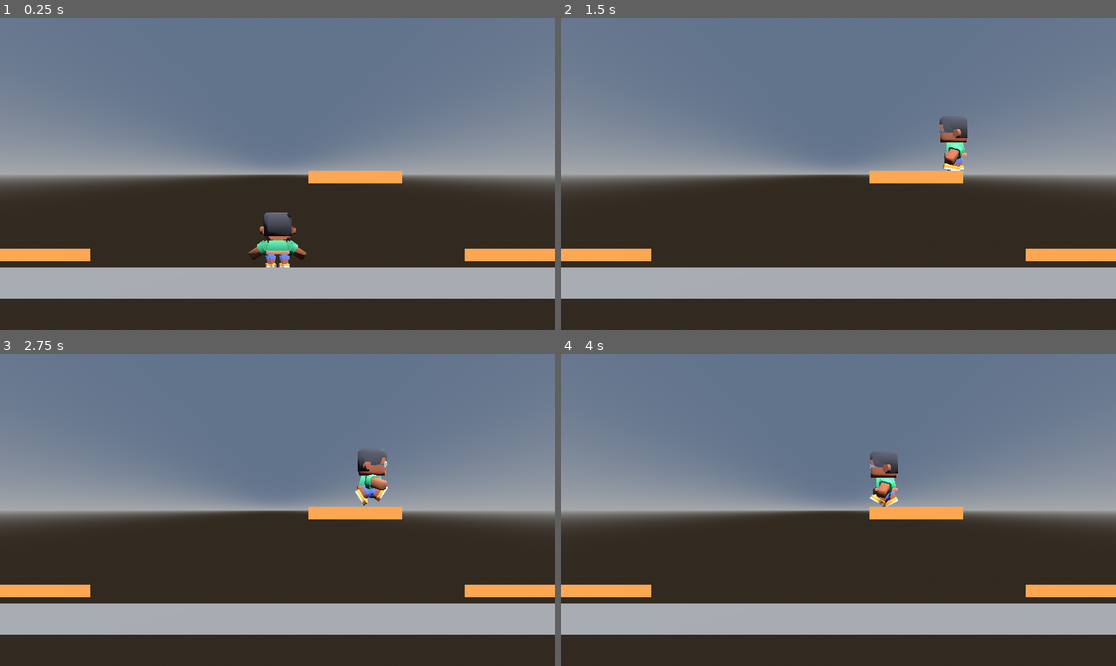
Above: before the commit, frames 1-4 (two rows, left to right).
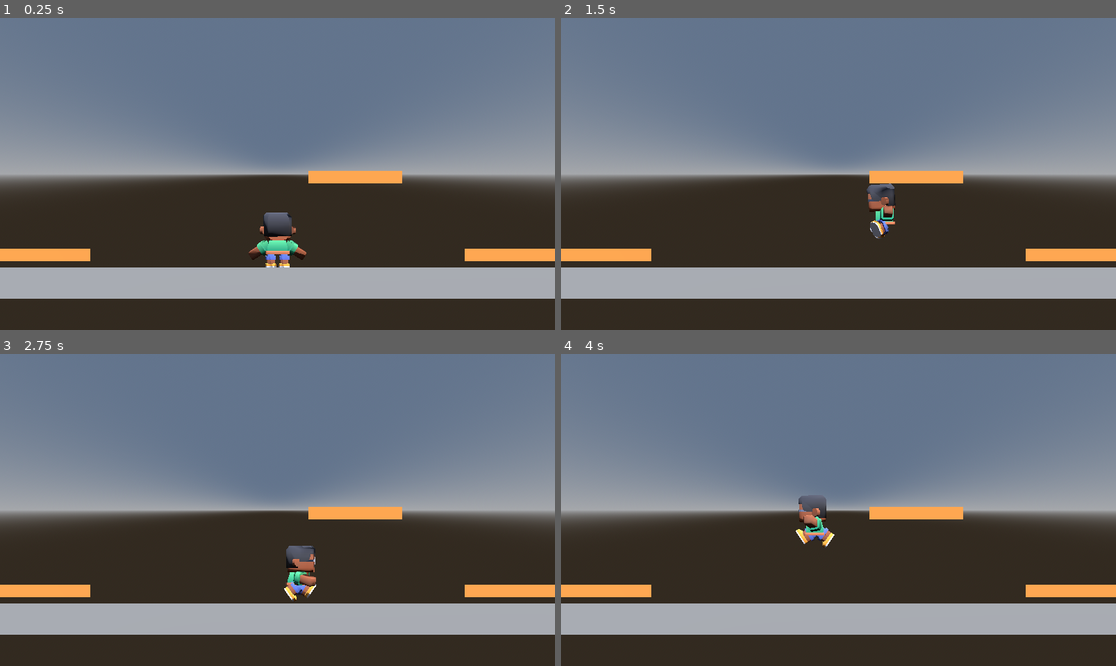
Above: after the commit, the same moments.

Repository: DanielNavarro-02/SpartanBlood
Game: Godot game, scene res://main.tscn
Two runs of this game, one before a commit and one after it. Both use one fixed random seed, a clock stepped at 60 frames per second and the inputs below.
Inputs:
- Up to frame 1 (0.25 s): no input
- Up to frame 2 (1.5 s): tap Enter at 0.5 s; hold D (move_right) 0.53-1.28 s; tap Space (saltar) at 0.6, 0.77, 1.07, 1.35 s; hold A (move_left) from 1.28 s (still down)
- Up to frame 3 (2.75 s): tap Space (saltar) at 1.52, 1.82, 2.1 s; release A (move_left) at 2.03 s; hold D (move_right) from 2.03 s (still down)
- Up to frame 4 (4 s): release D (move_right) at 2.78 s; hold W (move_up) 2.78-3.53 s; tap Space (saltar) at 2.85, 3.02, 3.32, 3.6, 3.77 s; hold A (move_left) from 3.53 s (still down)

The runs differ from the first frame. In frame 1, less than 0.1% of the frame differs, in the area x 44-56%, y 63-78%; in frame 2, 1.3%; in frame 3, 1.5%, in the area x 51-70%, y 30-80%; in frame 4, 1.4%.

Commit message:
T7 N3 Tarea A estados con su número

Diff:
--- a/personaje.gd
+++ b/personaje.gd
@@ -1,9 +1,12 @@
 extends CharacterBody3D
+
+enum Estado { QUIETO, CAMINAR, AIRE }
+const RUIDO = [0.0, 2.0, 0.0]   # metros, en el mismo orden del enum
 
 @export var speed = 6.0
 @export var tiempo_arranque = 0.15
 @export var gravedad = 30.0
-@export var altura_salto = 4.0
+@export var altura_salto = 2.0
 @onready var anim = $Modelo/AnimationPlayer
 
 # Enchufes: otros scripts (las acciones del juego) cambian estas tres variables.
@@ -12,13 +15,25 @@
 var accion = ""             # animación de la acción; "" = ninguna
 var avance = 0.0
 
+var estado = Estado.QUIETO
+var ruido = 0.0
+var coyote = 0.0            # tiempo de gracia para saltar
+
 
 func _physics_process(delta):
-	if not is_on_floor():
+	# Gravedad y coyote
+	if is_on_floor():
+		coyote = 0.10
+	else:
+		coyote -= delta
 		velocity.y -= gravedad * delta
-	elif Input.is_action_just_pressed("saltar"):
+
+	# Salto (permitido mientras coyote > 0)
+	if Input.is_action_just_pressed("saltar") and coyote > 0:
 		velocity.y = sqrt(2 * gravedad * altura_salto)
+		coyote = 0.0   # evita saltar dos veces
 
+	# Movimiento horizontal con arranque y frenado
 	var lado = Input.get_axis("move_left", "move_right")
 	var paso = speed / tiempo_arranque * delta
 	avance = move_toward(avance, lado * speed * multiplicador, paso)
@@ -26,17 +41,39 @@
 
 	if lado != 0:
 		rotation.y = -PI / 2 * sign(lado)   # mira hacia +X o hacia -X
+
+	move_and_slide()
+
+	# Estado, ruido y animación
+	var antes = estado
+	estado = elegir_estado()
+	ruido = RUIDO[estado]
+	if estado != antes:
+		print("estado ", Estado.keys()[estado], " · ruido ", ruido, " m")
+	animar()
+	_prueba()
+
+
+func elegir_estado():
+	if not is_on_floor():
+		return Estado.AIRE
+	if absf(velocity.x) < 0.1:
+		return Estado.QUIETO
+	return Estado.CAMINAR
+
+
+func animar():
 	if accion != "":
 		anim.play(accion)
-	elif not is_on_floor():
-		anim.play("jump" if velocity.y > 0 else "fall")
-	elif absf(avance) > 0.1:
-		anim.play("walk")
-	else:
-		anim.play("idle")
+		return
+	match estado:
+		Estado.QUIETO:
+			anim.play("idle")
+		Estado.CAMINAR:
+			anim.play("walk")
+		Estado.AIRE:
+			anim.play("jump" if velocity.y > 0 else "fall")
 
-	move_and_slide()
-	_prueba()
 
 
 # ---------------------------------------------------------------------------
